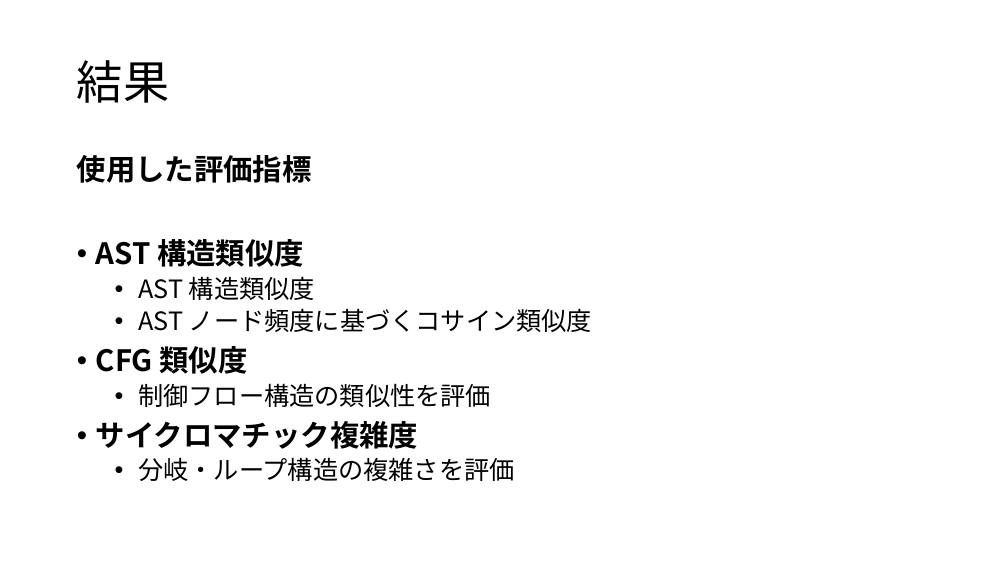
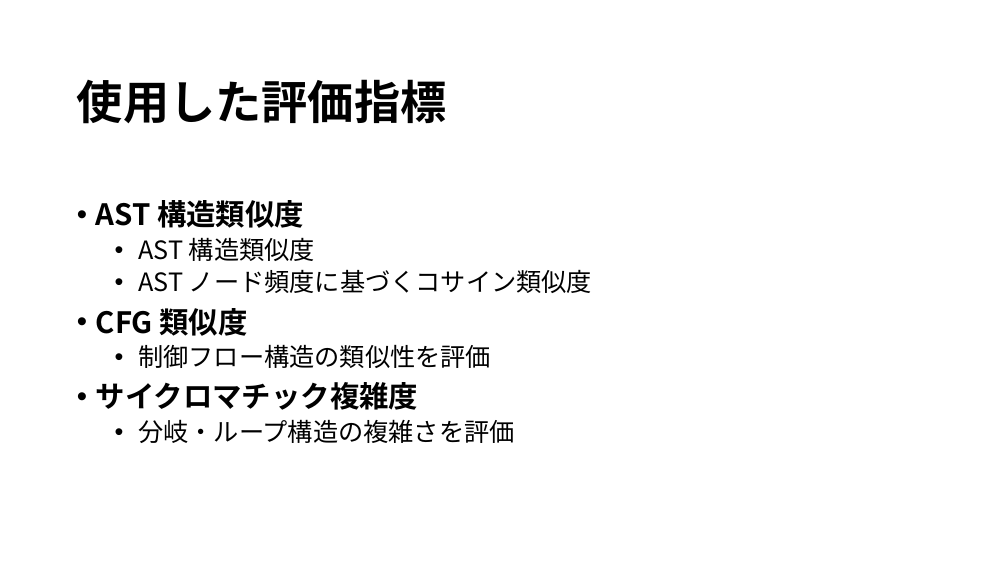
Before and after one commit to tamadalab/2025bthesis_kondo, a slide deck: slide 10 of 卒研プレゼン.pptx (slide 11 before the commit). Drawn at 1008x567 pixels with LibreOffice and Linux fonts; fonts in the diff are those of the drawing. Boxes give left, top, right and bottom in pixels: in the first picture for what was removed or moved away, otherwise in the second. Text is boxed around its words. In the diff, an @@ line names an element or a change of style, - is before the commit and + after.

Commit message:
Update presentation slides

```diff
--- a/卒研プレゼン.pptx
+++ b/卒研プレゼン.pptx
@@ title at (77, 79, 447, 124): text changed; bold on @@
-結果
+使用した評価指標
@@ text at (77, 155, 312, 183): paragraph removed @@
-使用した評価指標
```
Also in this commit, not shown: 1 slide removed.
